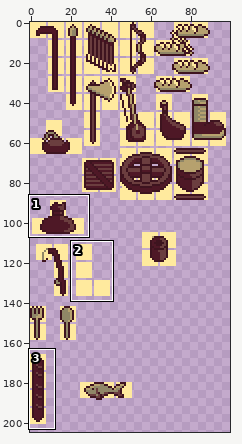
Pixel-art file: art_workspace/sprite/biblioteca.aseprite. The picture above shows the old version from afar; the outline marks the close-up.
Close-up. Before the edit:
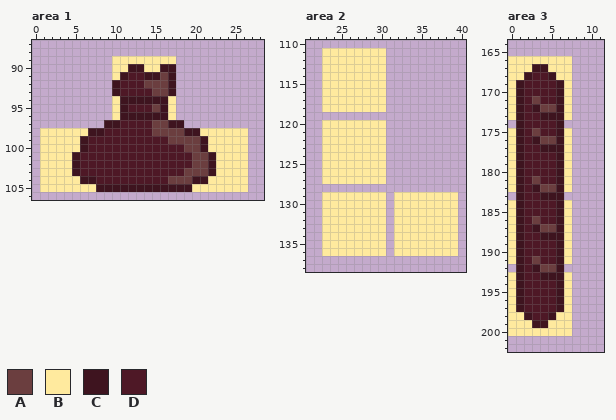
100x249 pixels, 1 frame. Shown: area 1: x 0..28, y 87..106; area 2: x 21..40, y 110..138; area 3: x 0..11, y 164..202. The wide view leaves out empty margins. The commit also changed other parts of the picture, which this record leaves out.
Visible layers, top first: "Layer 1", "Ref".
Palette (. is transparent): A #6b3e3f  B #ffea9e  C #3e141f  D #4e1826
Pixels before, area 1, first column x 1:
 89 .........BBBBBBBB.........
 90 .........BBCCBBCC.........
 91 .........BCDDCCAC.........
 92 .........CDDDAAAC.........
 93 .........CDDDDAAC.........
 94 .........BCCCCCCB.........
 95 .........BCDDDACB.........
 96 .........BCCCCCCB.........
 97 ........CCDDDDAACC........
 98 BBBBBBCCDDDDDDAAAACCBBBBBB
 99 BBBBBCDDDDDDDDDDAAAACBBBBB
100 BBBBBCDDDDDDDDDDDDAACBBBBB
101 BBBBCDDDDDDDDDDDDDDAACBBBB
102 BBBBCDDDDDDDDDDDDDDAACBBBB
103 BBBBCDDDDDDDDDDDDDAAACBBBB
104 BBBBBCCDDDDDDDDDAAACCBBBBB
105 BBBBBBBCCCCCCCCCCCCBBBBBBB
Pixels before, area 2, first column x 23:
111 BBBBBBBB.........
112 BBBBBBBB.........
113 BBBBBBBB.........
114 BBBBBBBB.........
115 BBBBBBBB.........
116 BBBBBBBB.........
117 BBBBBBBB.........
118 BBBBBBBB.........
119 .................
120 BBBBBBBB.........
121 BBBBBBBB.........
122 BBBBBBBB.........
123 BBBBBBBB.........
124 BBBBBBBB.........
125 BBBBBBBB.........
126 BBBBBBBB.........
127 BBBBBBBB.........
128 .................
129 BBBBBBBB.BBBBBBBB
130 BBBBBBBB.BBBBBBBB
131 BBBBBBBB.BBBBBBBB
132 BBBBBBBB.BBBBBBBB
133 BBBBBBBB.BBBBBBBB
134 BBBBBBBB.BBBBBBBB
135 BBBBBBBB.BBBBBBBB
136 BBBBBBBB.BBBBBBBB
Pixels before, area 3, first column x 0:
166 BBBBBBBB
167 BBBCCBBB
168 BBCDDCBB
169 BCDDDDCB
170 BCDDDDCB
171 BCDADDCB
172 BCDCAACB
173 BCDDCCCB
174 .CDDDDC.
175 BCDADDCB
176 BCDCAACB
177 BCDDCCCB
178 BCDDDDCB
179 BCDDDDCB
180 BCDDDDCB
181 BCDADDCB
182 BCDCAACB
183 .CDDCCC.
184 BCDDDDCB
185 BCDDDDCB
186 BCDADDCB
187 BCDCAACB
188 BCDDCCCB
189 BCDDDDCB
190 BCDDDDCB
191 BCDADDCB
192 .CDCAAC.
193 BCDDCCCB
194 BCDDDDCB
195 BCDDDDCB
196 BCDDDDCB
197 BCDDDDCB
198 BBCDDCBB
199 BBBCCBBB
200 BBBBBBBB
The result:
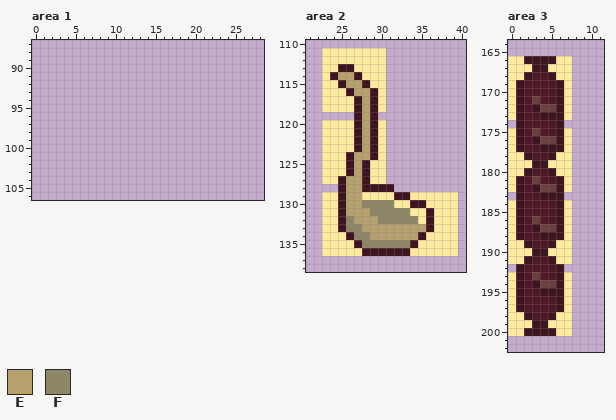
Colours new in this view: E #b6a16e  F #8f8667
What changed:
Area 1, layers "Layer 1", "Ref":
y 89: x 10..17 BBBBBBBB -> ........
y 90: x 10..17 BBCCBBCC -> ........
y 91: x 10..17 BCDDCCAC -> ........
y 92: x 10..17 CDDDAAAC -> ........
y 93: x 10..17 CDDDDAAC -> ........
y 94: x 10..17 BCCCCCCB -> ........
y 95: x 10..17 BCDDDACB -> ........
y 96: x 10..17 BCCCCCCB -> ........
y 97: x 9..18 CCDDDDAACC -> ..........
y 98: x 1..26 BBBBBBCCDDDDDDAAAACCBBBBBB -> ..........................
y 99: x 1..26 BBBBBCDDDDDDDDDDAAAACBBBBB -> ..........................
y 100: x 1..26 BBBBBCDDDDDDDDDDDDAACBBBBB -> ..........................
y 101..102: x 1..26 BBBBCDDDDDDDDDDDDDDAACBBBB -> ..........................
y 103: x 1..26 BBBBCDDDDDDDDDDDDDAAACBBBB -> ..........................
y 104: x 1..26 BBBBBCCDDDDDDDDDAAACCBBBBB -> ..........................
y 105: x 1..26 BBBBBBBCCCCCCCCCCCCBBBBBBB -> ..........................
Area 2, layer "Layer 1":
y 113: x 25..26 BB -> CC
y 114: x 24..27 BBBB -> CEEC
y 115: x 25..28 BBBB -> CEEC
y 116: x 26..29 BBBB -> CEEC
y 117..118: x 27..29 BBB -> CEC
y 119: x 27..29 ... -> CEC
y 120..123: x 27..29 BBB -> CEC
y 124: x 26..29 BBBB -> CEEC
y 125..126: x 26..28 BBB -> CEC
y 127: x 25..28 BBBB -> CEEC
y 128: x 25..31 ....... -> CEECCCC
y 129: x 25..27 BBB -> CEE; x 31..33 .BB -> BCC
y 130: x 25..31 BBBBBB. -> CEEFFFF; x 34..35 BB -> CC
y 131: x 25..33 BBBBBB.BB -> CEEEFFFFF; x 36 B -> C
y 132: x 25..34 BBBBBB.BBB -> CFEEEFFFFF; x 36 B -> C
y 133: x 25..36 BBBBBB.BBBBB -> CFFEEEEEEEEC
y 134: x 26..35 BBBBB.BBBB -> CFFEEEEEEC
y 135: x 27..34 BBBB.BBB -> CFFFFFFC
y 136: x 28..33 BBB.BB -> CCCCCC
Area 3, layer "Layer 1":
y 166: x 2..5 BBBB -> CCCC
y 178: x 1..2 CD -> BC; x 5..6 DC -> CB
y 179: x 1..6 CDDDDC -> BBCCBB
y 180: x 1..2 CD -> BC; x 5..6 DC -> CB
y 189: x 1..2 CD -> BC; x 5..6 DC -> CB
y 190: x 1..6 CDDDDC -> BBCCBB
y 191: x 1..3 CDA -> BCD; x 5..6 DC -> CB
y 192: x 3..5 CAA -> DDD
y 193: x 3..5 DCC -> ADD
y 194: x 3..5 DDD -> CAA
y 195: x 4..5 DD -> CC
y 200: x 2..5 BBBB -> CCCC
Pixel boxes of the changes (left, top, right, bottom) in both close-ups:
erased: (40, 56, 248, 192)
changed: (330, 64, 434, 256)
changed: (524, 56, 556, 64)
changed: (516, 152, 564, 176)
changed: (516, 240, 564, 296)
changed: (524, 328, 556, 336)
